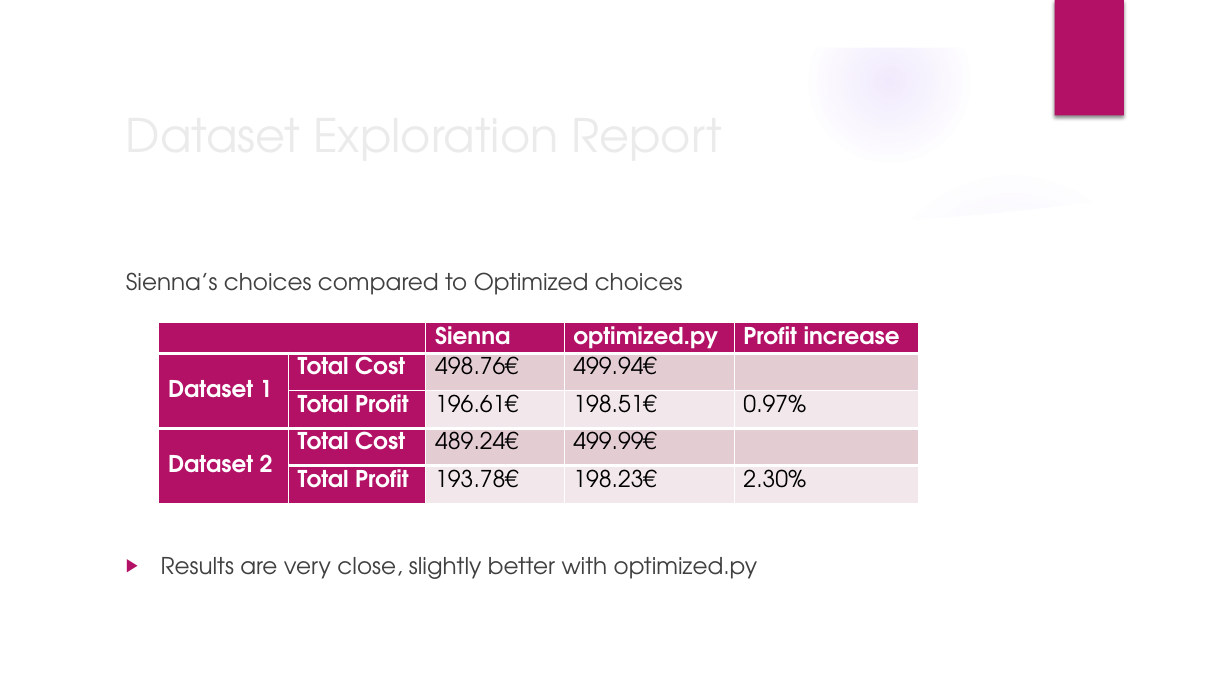
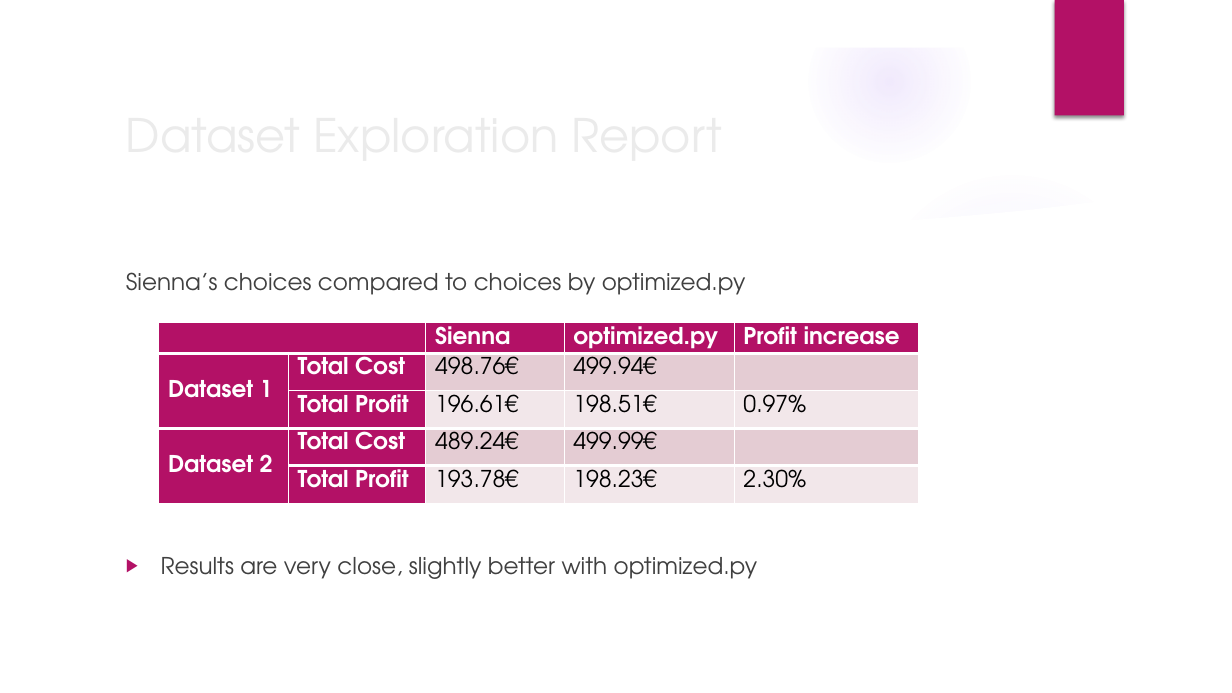
Before and after one commit to franfif/algoinvest-trade, a slide deck: slide 14 of Project7_Presentation.pptx. Drawn at 1232x693 pixels with LibreOffice and Linux fonts; fonts in the diff are those of the drawing; background and template pictures are left out. Boxes give left, top, right and bottom in pixels: in the first picture for what was removed or moved away, otherwise in the second. Text is boxed around its words. In the diff, an @@ line names an element or a change of style, - is before the commit and + after.

```diff
--- a/Project7_Presentation.pptx
+++ b/Project7_Presentation.pptx
@@ text at (126,272,746,295): text changed @@
-Sienna’s choices compared to Optimized choices
+Sienna’s choices compared to choices by optimized.py
```
Also in this commit, not shown: 10 other slides changed, 3 slides added, 3 slides removed.
